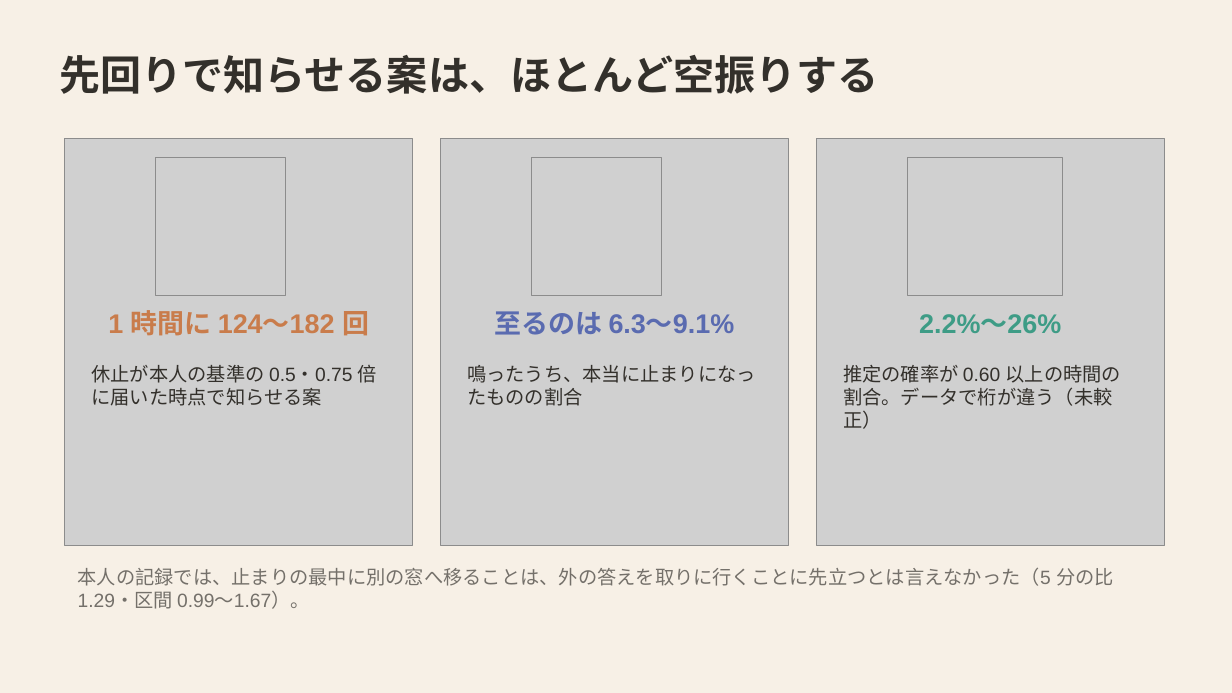
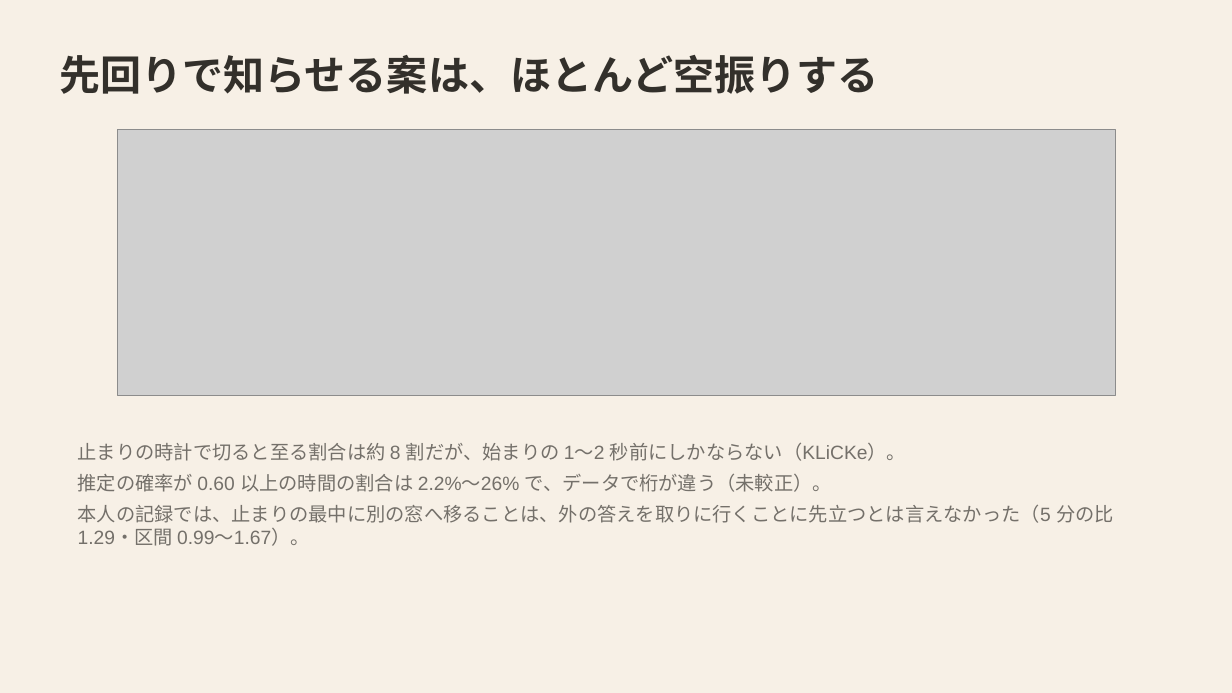
Before and after one commit to mikotomiura/GSE-prototype, a slide deck: slide 7 of docs/slides/project-overview/GSE_project_findings.pptx. Drawn at 1232x693 pixels with LibreOffice and Linux fonts; fonts in the diff are those of the drawing; grey boxes stand for pictures. Boxes give left, top, right and bottom in pixels: in the first picture for what was removed or moved away, otherwise in the second. Text is boxed around its words. In the diff, an @@ line names an element or a change of style, - is before the commit and + after.

```diff
--- a/docs/slides/project-overview/GSE_project_findings.pptx
+++ b/docs/slides/project-overview/GSE_project_findings.pptx
@@ picture: place and size @@
-picture at (65,139,413,545)
+picture at (117,129,1116,396)
@@ picture removed at (441,139,789,545) @@
@@ picture removed at (816,139,1165,545) @@
@@ picture removed at (155,157,286,296) @@
@@ picture removed at (531,157,662,296) @@
@@ picture removed at (908,157,1064,296) @@
@@ text removed at (108,310,369,336) @@
-1 時間に 124〜182 回
@@ text removed at (495,311,735,335) @@
-至るのは 6.3〜9.1%
@@ text removed at (919,314,1061,333) @@
-2.2%〜26%
@@ text removed at (91,365,377,406) @@
-休止が本人の基準の 0.5・0.75 倍に届いた時点で知らせる案
@@ text removed at (467,365,756,406) @@
-鳴ったうち、本当に止まりになったものの割合
@@ text removed at (843,365,1121,429) @@
-推定の確率が 0.60 以上の時間の割合。データで桁が違う（未較正）
@@ text "止まりの時計で切ると至る割合は約 8 割だが、始まりの 1〜2 秒前にしかならない（KLiCKe）。": place and size @@
-text "止まりの時計で切ると至る割合は約 8 割だが、始まりの 1〜2 秒前にしかならない（KLiCKe）。" at (78,568,1114,609)
+text "止まりの時計で切ると至る割合は約 8 割だが、始まりの 1〜2 秒前にしかならない（KLiCKe）。" at (78,443,1114,546)
@@ text at (78,443,906,492): paragraphs added @@
+止まりの時計で切ると至る割合は約 8 割だが、始まりの 1〜2 秒前にしかならない（KLiCKe）。
+推定の確率が 0.60 以上の時間の割合は 2.2%〜26% で、データで桁が違う（未較正）。
@@ text at (78,505,1114,546): more space between paragraphs @@
```
Also in this commit, not shown: 10 other slides changed, 31 other files.
